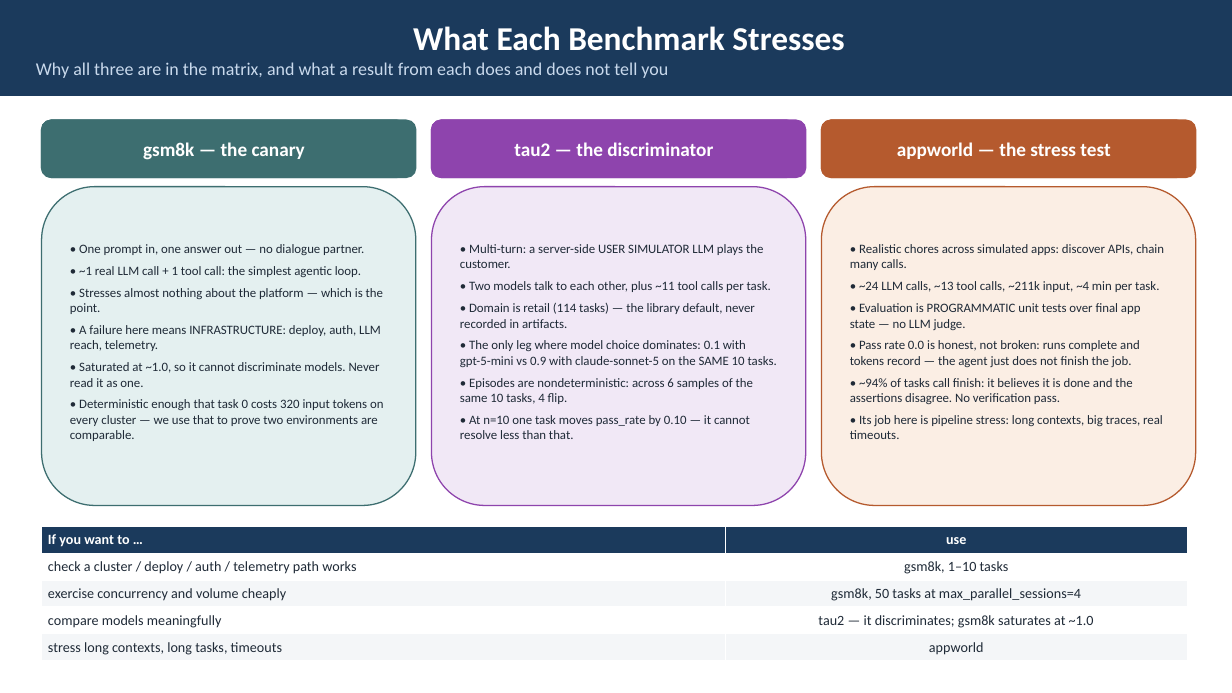
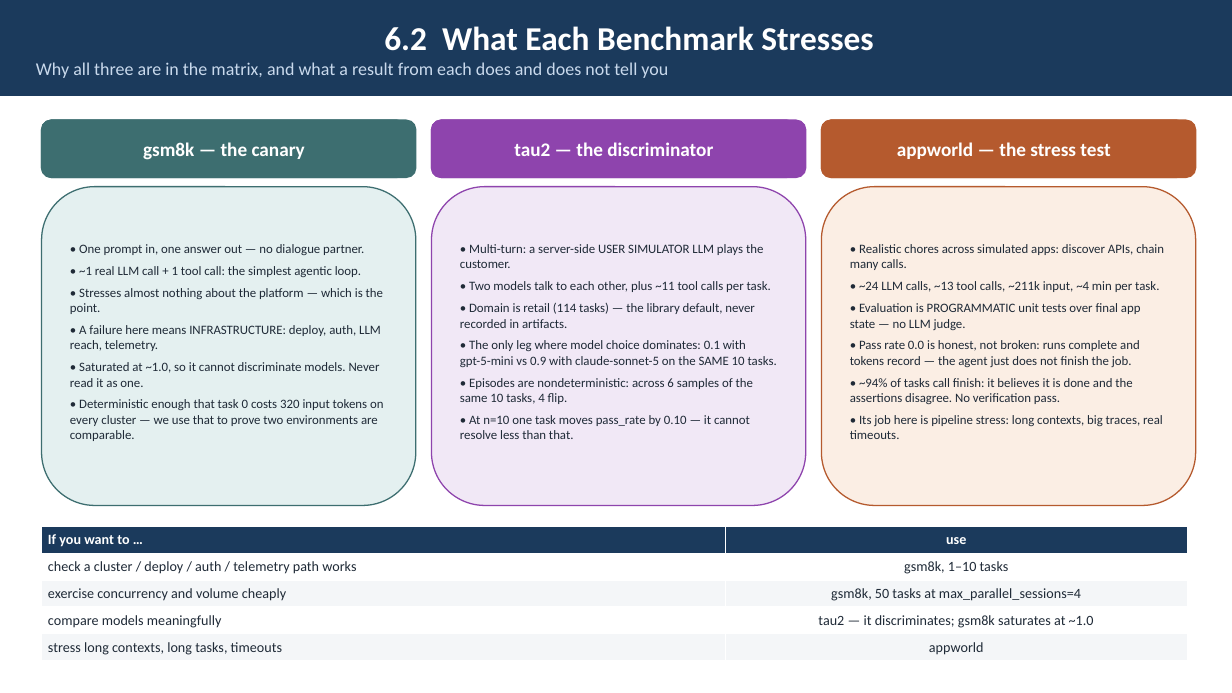
Before and after one commit to webchang/benchmarking, a slide deck: slide 9 of docs/BenchmarkingService.pptx. Drawn at 1232x693 pixels with LibreOffice and Linux fonts; fonts in the diff are those of the drawing. Boxes give left, top, right and bottom in pixels: in the first picture for what was removed or moved away, otherwise in the second. Text is boxed around its words. In the diff, an @@ line names an element or a change of style, - is before the commit and + after.

```diff
--- a/docs/BenchmarkingService.pptx
+++ b/docs/BenchmarkingService.pptx
@@ text in rectangle at [384,26,873,51]: text changed @@
-What Each Benchmark Stresses
+6.2 What Each Benchmark Stresses
```
Also in this commit, not shown: 9 other slides changed, 1 other file.
